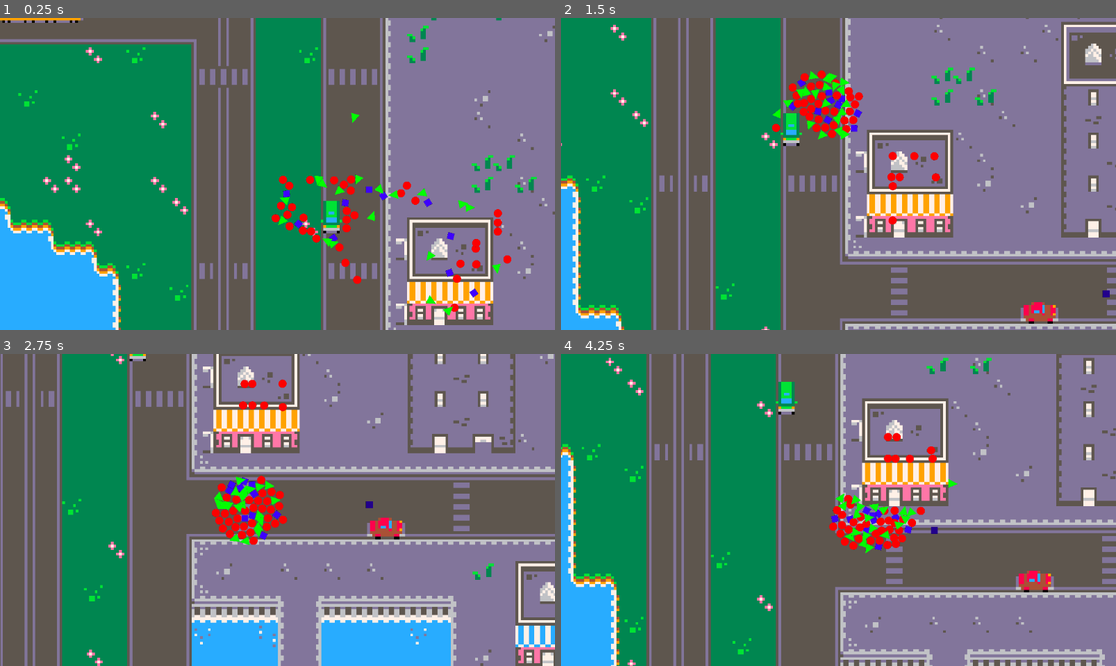
Above: before the commit, frames 1-4 (two rows, left to right).
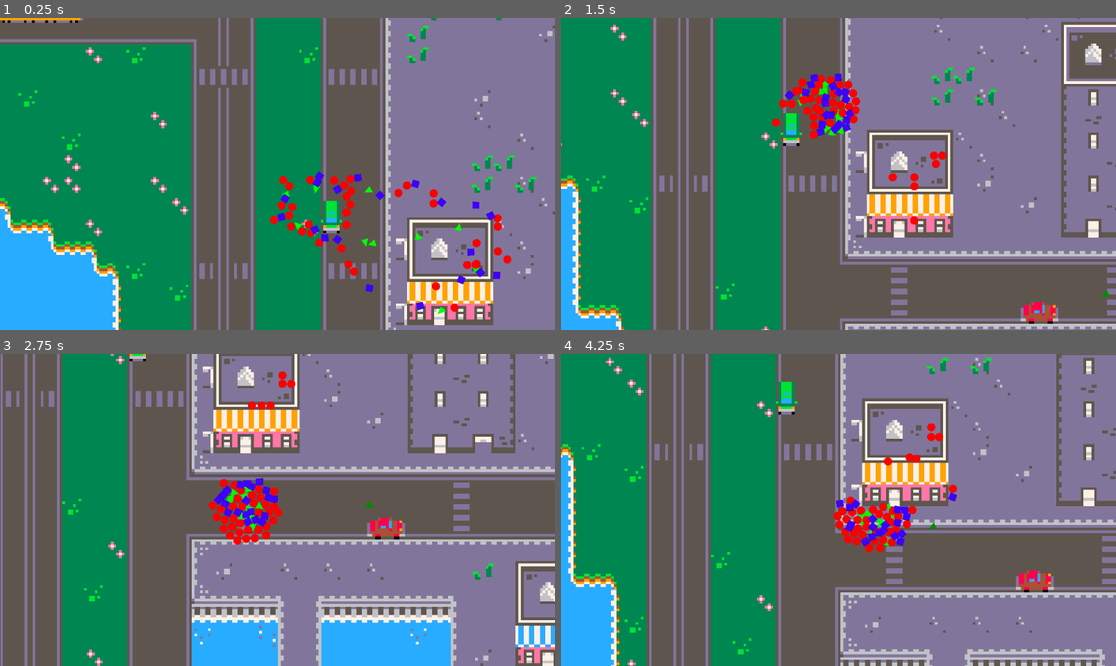
Above: after the commit, the same moments.

Repository: elias-bina/the-tipping-point
Game: Godot game, scene res://levels/Level_2.tscn
Two runs of this game, one before a commit and one after it. Both use one fixed random seed, a clock stepped at 60 frames per second and the inputs below.
Inputs (mouse positions are in pixels of both pictures, inside the frame that each line leads up to):
- Up to frame 1 (0.25 s): no input
- Up to frame 2 (1.5 s): move the mouse to (960, 158) at 0.52 s; hold D (player_right) 0.53-1.28 s; click (960, 158) at 0.6 s; move the mouse to (727, 189) at 1.27 s; hold S (player_down) from 1.28 s (still down); tap Shift (player_dash) at 1.35 s
- Up to frame 3 (2.75 s): move the mouse to (333, 441) at 2.02 s; release S (player_down) at 2.03 s; hold D (player_right) from 2.03 s (still down); tap Space (player_parry) at 2.1 s
- Up to frame 4 (4.25 s): move the mouse to (810, 572) at 2.77 s; release D (player_right) at 2.78 s; hold W (player_up) 2.78-3.53 s; right-click (810, 572) at 2.85 s; move the mouse to (1005, 556) at 3.52 s; hold A (player_left) from 3.53 s (still down); click (1005, 556) at 3.6 s

The runs differ from the first frame. In frame 1, 2.3% of the frame differs, in the area x 48-91%, y 30-96%; in frame 2, 2.3%; in frame 3, 2.0%; in frame 4, 2.2%.

Commit message:
fix: Units Melee and Shield name

Diff:
--- a/level_1.gd
+++ b/level_1.gd
@@ -7,7 +7,7 @@
 # Called when the node enters the scene tree for the first time.
 func _ready() -> void:
 	swarmNode = get_node("PlayerSwarm");
-	swarmNode.initialize_positions(get_viewport_rect().size, 10, 40, 20);
+	swarmNode.initialize_positions(get_viewport_rect().size, 30, 30, 10);
 	enemySpawner = get_node("EnemySpawner");
 
 	swarmNode.player_move.connect(_on_player_move)
--- a/objects/enemy/melee_enemy.tscn
+++ b/objects/enemy/melee_enemy.tscn
@@ -1,20 +1,17 @@
-[gd_scene load_steps=4 format=3 uid="uid://bh56dw4wgwvha"]
+[gd_scene load_steps=3 format=3 uid="uid://chch6mgmujjnu"]
 
 [ext_resource type="Script" path="res://objects/enemy/melee_enemy.gd" id="1_scvsh"]
-[ext_resource type="Texture2D" uid="uid://cw162q56ggqbf" path="res://assets/melee.png" id="2_idido"]
-
-[sub_resource type="RectangleShape2D" id="RectangleShape2D_ersew"]
+[ext_resource type="Texture2D" uid="uid://cul2oh6ah2538" path="res://assets/melee.png" id="2_wudyi"]
 
 [node name="MeleeEnemy" type="CharacterBody2D"]
 script = ExtResource("1_scvsh")
 
-[node name="CollisionShape2D" type="CollisionShape2D" parent="."]
-self_modulate = Color(0.485368, 0, 0.207082, 1)
-shape = SubResource("RectangleShape2D_ersew")
+[node name="CollisionPolygon2D" type="CollisionPolygon2D" parent="."]
+polygon = PackedVector2Array(1.005, -11.335, 11.55, 7.775, -14.91, 7.995)
 
 [node name="Sprite2D" type="Sprite2D" parent="."]
 self_modulate = Color(0.55, 0.55, 0.55, 1)
 show_behind_parent = true
-position = Vector2(13, 2)
-scale = Vector2(0.216216, 0.213904)
-texture = ExtResource("2_idido")
+position = Vector2(5, -2)
+scale = Vector2(0.166366, 0.163102)
+texture = ExtResource("2_wudyi")
--- a/objects/enemy/shield_enemy.tscn
+++ b/objects/enemy/shield_enemy.tscn
@@ -1,17 +1,20 @@
-[gd_scene load_steps=3 format=3 uid="uid://chch6mgmujjnu"]
+[gd_scene load_steps=4 format=3 uid="uid://bh56dw4wgwvha"]
 
-[ext_resource type="Script" path="res://objects/enemy/ranged_enemy.gd" id="1_h5jhm"]
-[ext_resource type="Texture2D" uid="uid://cul2oh6ah2538" path="res://assets/shield.png" id="2_wudyi"]
+[ext_resource type="Script" path="res://objects/enemy/shield_enemy.gd" id="1_7yuur"]
+[ext_resource type="Texture2D" uid="uid://cw162q56ggqbf" path="res://assets/shield.png" id="2_e12qk"]
 
-[node name="MeleeEnemy" type="CharacterBody2D"]
-script = ExtResource("1_h5jhm")
+[sub_resource type="RectangleShape2D" id="RectangleShape2D_ersew"]
 
-[node name="CollisionPolygon2D" type="CollisionPolygon2D" parent="."]
-polygon = PackedVector2Array(1.005, -11.335, 11.55, 7.775, -14.91, 7.995)
+[node name="ShieldeEnemy" type="CharacterBody2D"]
+script = ExtResource("1_7yuur")
+
+[node name="CollisionShape2D" type="CollisionShape2D" parent="."]
+self_modulate = Color(0.485368, 0, 0.207082, 1)
+shape = SubResource("RectangleShape2D_ersew")
 
 [node name="Sprite2D" type="Sprite2D" parent="."]
 self_modulate = Color(0.55, 0.55, 0.55, 1)
 show_behind_parent = true
-position = Vector2(5, -2)
-scale = Vector2(0.166366, 0.163102)
-texture = ExtResource("2_wudyi")
+position = Vector2(13, 2)
+scale = Vector2(0.216216, 0.213904)
+texture = ExtResource("2_e12qk")
--- /dev/null
+++ b/objects/projectiles/sword_slash.tscn
@@ -0,0 +1,9 @@
+[gd_scene load_steps=2 format=3 uid="uid://k5k2lin58nic"]
+
+[ext_resource type="Texture2D" uid="uid://d1nr0ytg320wc" path="res://assets/SwordSlash.png" id="1_m4fgb"]
+
+[node name="SwordSlash" type="Node2D"]
+
+[node name="Sprite2D" type="Sprite2D" parent="."]
+texture_filter = 1
+texture = ExtResource("1_m4fgb")
--- a/objects/unit/melee_unit.gd
+++ b/objects/unit/melee_unit.gd
@@ -8,11 +8,14 @@
 		if i == j:
 			continue;
 
+		if units[j].is_melee():
+			continue;
+
 		var distance_between_boids = units[i].get_global_position() - units[j].get_global_position();
 		if distance_between_boids.length() < 30:
 
-			if units[j].is_melee():
-				amount_of_wrong_neighbors += 0.6;
+			if units[j].is_shield():
+				amount_of_wrong_neighbors += 0.8;
 			else: amount_of_wrong_neighbors += 1;
 
 	if(amount_of_wrong_neighbors >= 4):
@@ -20,5 +23,5 @@
 
 	return Vector2(0, 0);
 
-func is_melee():
+func is_shield():
 	return true;
--- a/objects/unit/melee_unit.tscn
+++ b/objects/unit/melee_unit.tscn
@@ -1,23 +1,18 @@
-[gd_scene load_steps=4 format=3 uid="uid://bytgdoke0axr7"]
+[gd_scene load_steps=3 format=3 uid="uid://bytgdoke0axr7"]
 
-[ext_resource type="Texture2D" uid="uid://cw162q56ggqbf" path="res://assets/shield.png" id="1_2s28j"]
+[ext_resource type="Texture2D" uid="uid://cul2oh6ah2538" path="res://assets/melee.png" id="1_2s28j"]
 [ext_resource type="Script" path="res://objects/unit/melee_unit.gd" id="1_cvpc6"]
-
-[sub_resource type="RectangleShape2D" id="RectangleShape2D_12vgu"]
-size = Vector2(31.8524, 90.7706)
 
 [node name="MeleeUnit" type="RigidBody2D"]
 z_index = 3
 collision_layer = 3
 script = ExtResource("1_cvpc6")
 
+[node name="CollisionPolygon2D" type="CollisionPolygon2D" parent="."]
+polygon = PackedVector2Array(1.005, -11.335, 11.55, 7.775, -14.91, 7.995)
+
 [node name="Sprite2D" type="Sprite2D" parent="."]
-scale = Vector2(0.200332, 0.2)
+show_behind_parent = true
+position = Vector2(5, -2)
+scale = Vector2(0.166366, 0.163102)
 texture = ExtResource("1_2s28j")
-region_enabled = true
-region_rect = Rect2(220, 124, 107, 113)
-
-[node name="CollisionShape2D" type="CollisionShape2D" parent="."]
-position = Vector2(0, -0.5)
-scale = Vector2(0.690686, 0.231352)
-shape = SubResource("RectangleShape2D_12vgu")
--- a/objects/unit/shield_unit.gd
+++ b/objects/unit/shield_unit.gd
@@ -8,14 +8,11 @@
 		if i == j:
 			continue;
 
-		if units[j].is_melee():
-			continue;
-
 		var distance_between_boids = units[i].get_global_position() - units[j].get_global_position();
 		if distance_between_boids.length() < 30:
 
-			if units[j].is_shield():
-				amount_of_wrong_neighbors += 0.8;
+			if units[j].is_melee():
+				amount_of_wrong_neighbors += 0.6;
 			else: amount_of_wrong_neighbors += 1;
 
 	if(amount_of_wrong_neighbors >= 4):
@@ -23,5 +20,5 @@
 
 	return Vector2(0, 0);
 
-func is_shield():
+func is_melee():
 	return true;
--- a/objects/unit/shield_unit.tscn
+++ b/objects/unit/shield_unit.tscn
@@ -1,18 +1,20 @@
-[gd_scene load_steps=3 format=3 uid="uid://dajobbh0rl5jw"]
+[gd_scene load_steps=4 format=3 uid="uid://dajobbh0rl5jw"]
 
 [ext_resource type="Script" path="res://objects/unit/shield_unit.gd" id="1_gpuvh"]
-[ext_resource type="Texture2D" uid="uid://cul2oh6ah2538" path="res://assets/melee.png" id="1_q6otd"]
+[ext_resource type="Texture2D" uid="uid://cw162q56ggqbf" path="res://assets/shield.png" id="1_q6otd"]
+
+[sub_resource type="RectangleShape2D" id="RectangleShape2D_q4brv"]
 
 [node name="ShieldUnit" type="RigidBody2D"]
 z_index = 3
 script = ExtResource("1_gpuvh")
 
+[node name="CollisionShape2D" type="CollisionShape2D" parent="."]
+self_modulate = Color(0.485368, 0, 0.207082, 1)
+shape = SubResource("RectangleShape2D_q4brv")
+
 [node name="Sprite2D" type="Sprite2D" parent="."]
-scale = Vector2(0.200332, 0.2)
+show_behind_parent = true
+position = Vector2(13, 2)
+scale = Vector2(0.216216, 0.213904)
 texture = ExtResource("1_q6otd")
-region_enabled = true
-region_rect = Rect2(203.351, 119.289, 180.316, 138.242)
-
-[node name="CollisionPolygon2D" type="CollisionPolygon2D" parent="."]
-scale = Vector2(2.48906, 1.1081)
-polygon = PackedVector2Array(1.20528, -10.8293, 6.42814, 10.8293, -6.42814, 10.8293)
Binary file added: assets/SwordSlash.ase
Binary file added: assets/SwordSlash.png
Not shown, changed: assets/SwordSlash.png.import
Binary file changed: assets/melee.png
Binary file changed: assets/shield.png
Not shown, changed: assets/shield.png.import
